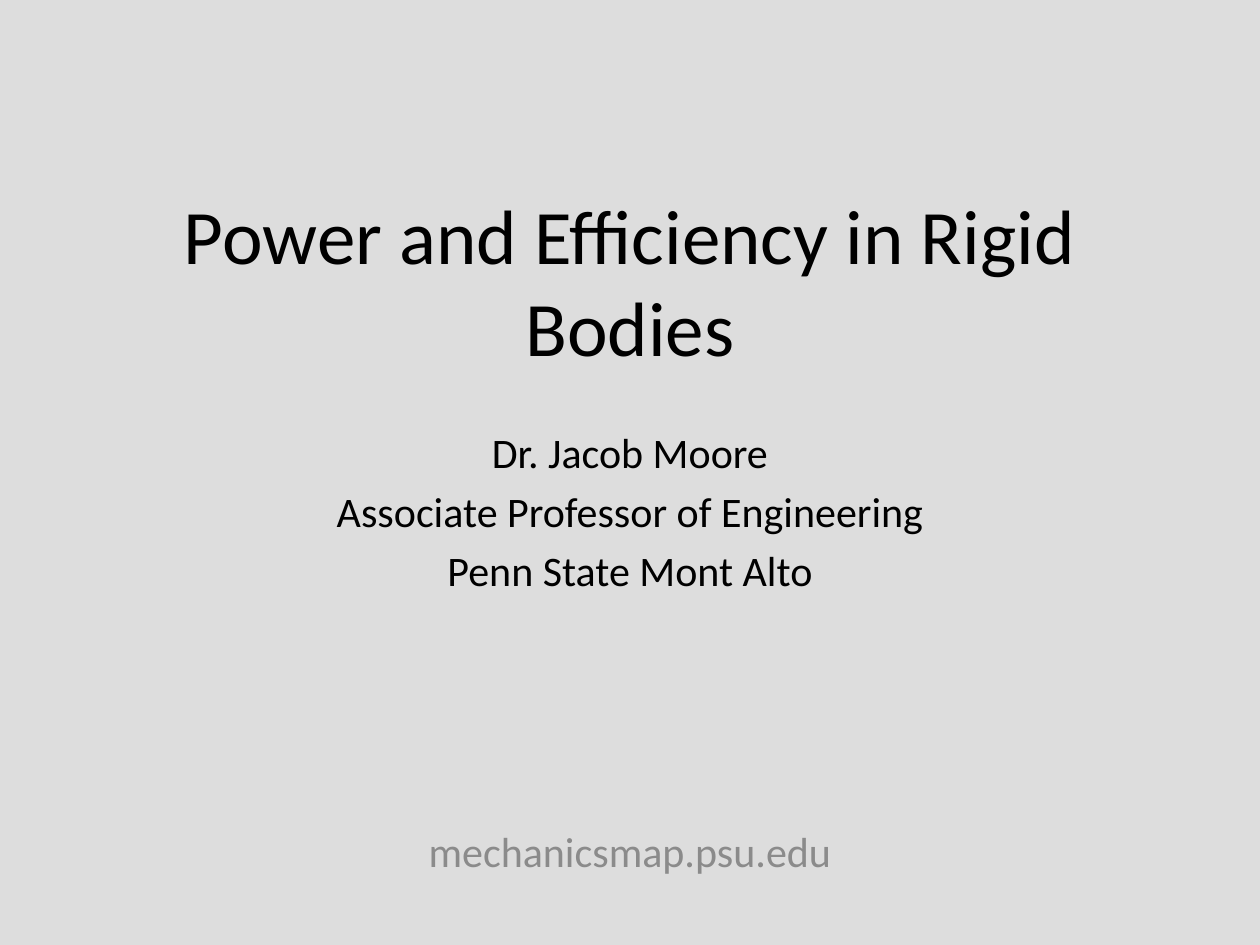
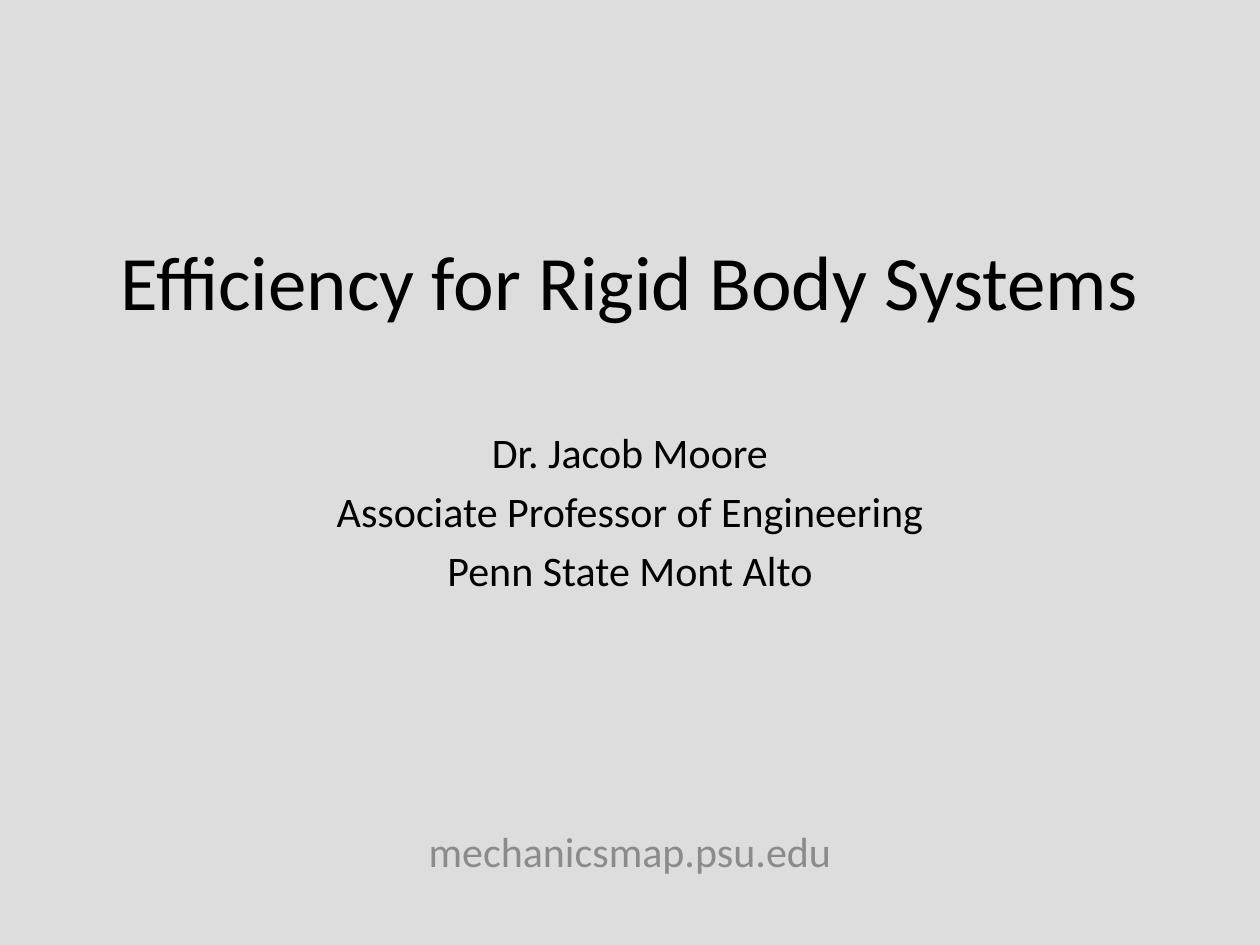
Before and after one commit to JacobMoore/mechanics_textbook, a slide deck: slide 1 of Lecture Slides/VideoLectureSlides/14.4.pptx. Drawn at 1260x945 pixels with LibreOffice and Linux fonts; fonts in the diff are those of the drawing; background and template pictures are left out. Boxes give left, top, right and bottom in pixels: in the first picture for what was removed or moved away, otherwise in the second. Text is boxed around its words. In the diff, an @@ line names an element or a change of style, - is before the commit and + after.

```diff
--- a/Lecture Slides/VideoLectureSlides/14.4.pptx
+++ b/Lecture Slides/VideoLectureSlides/14.4.pptx
@@ title at box(121, 256, 1138, 324): text changed @@
-Power and Efficiency in Rigid Bodies
+Efficiency for Rigid Body Systems
```
Also in this commit, not shown: 6 slides added, 11 slides removed, 37 other files.
